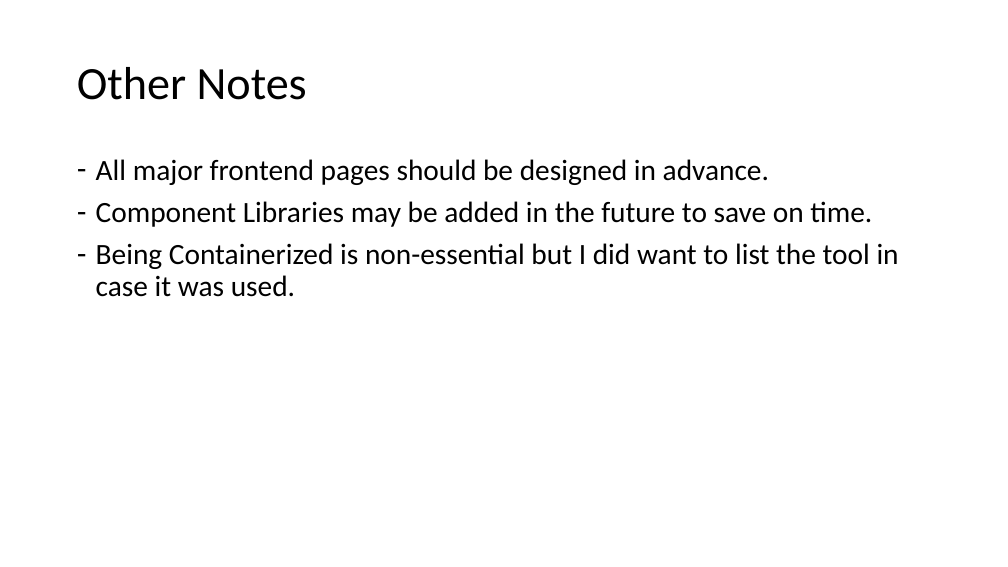
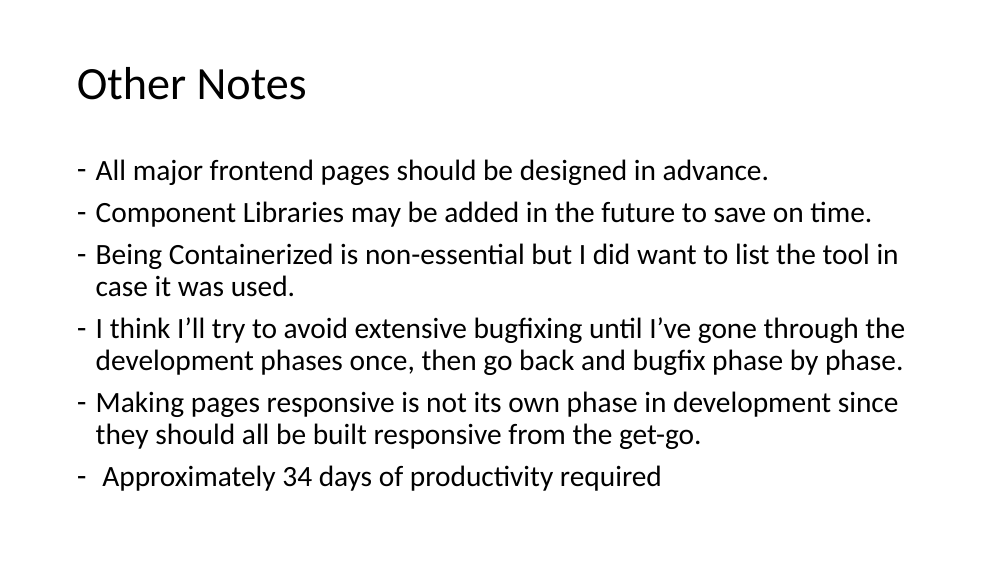
Before and after one commit to Skyward176/UnnamedFitnessApp, a slide deck: slide 11 of Documentation/Presentation1.odp (slide 10 before the commit). Drawn at 1008x567 pixels with LibreOffice and Linux fonts; fonts in the diff are those of the drawing. Boxes give left, top, right and bottom in pixels: in the first picture for what was removed or moved away, otherwise in the second. Text is boxed around its words. In the diff, an @@ line names an element or a change of style, - is before the commit and + after.

```diff
--- a/Documentation/Presentation1.odp
+++ b/Documentation/Presentation1.odp
@@ text at (96,317,905,491): paragraphs added @@
+– I think I’ll try to avoid extensive bugfixing until I’ve gone through the development phases once, then go back and bugfix phase by phase.
+– Making pages responsive is not its own phase in development since they should all be built responsive from the get-go.
+– Approximately 34 days of productivity required
```
Also in this commit, not shown: 4 other slides changed, 1 slide added, 9 other files.
